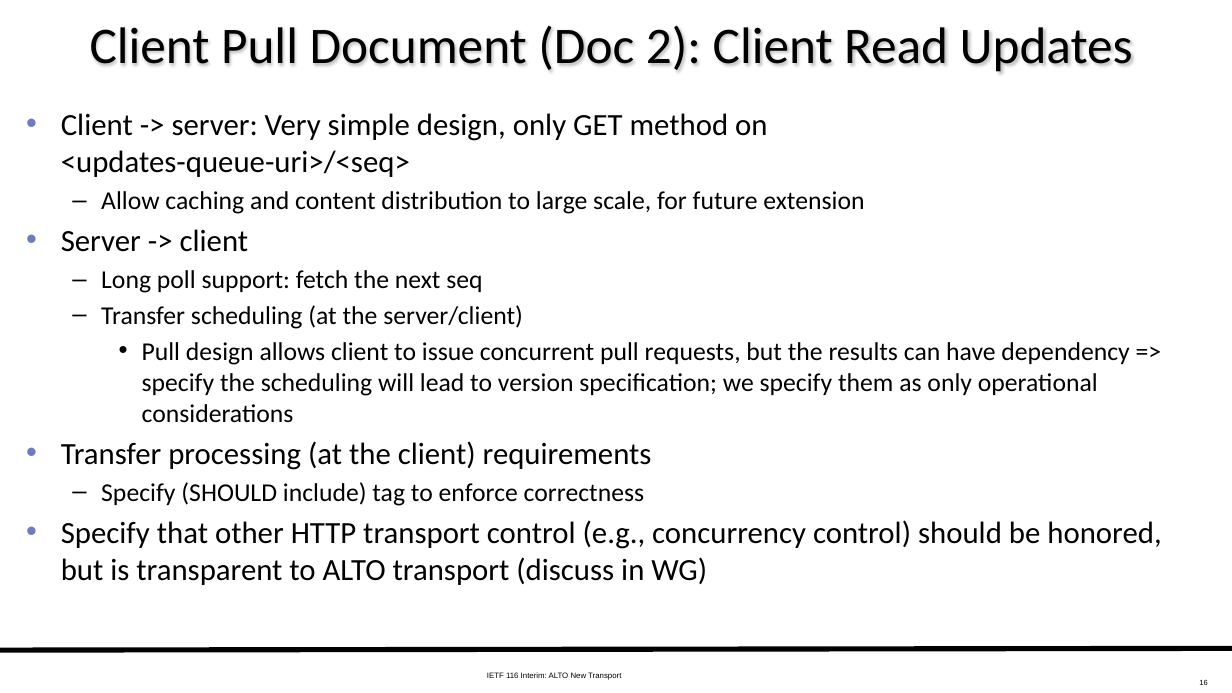
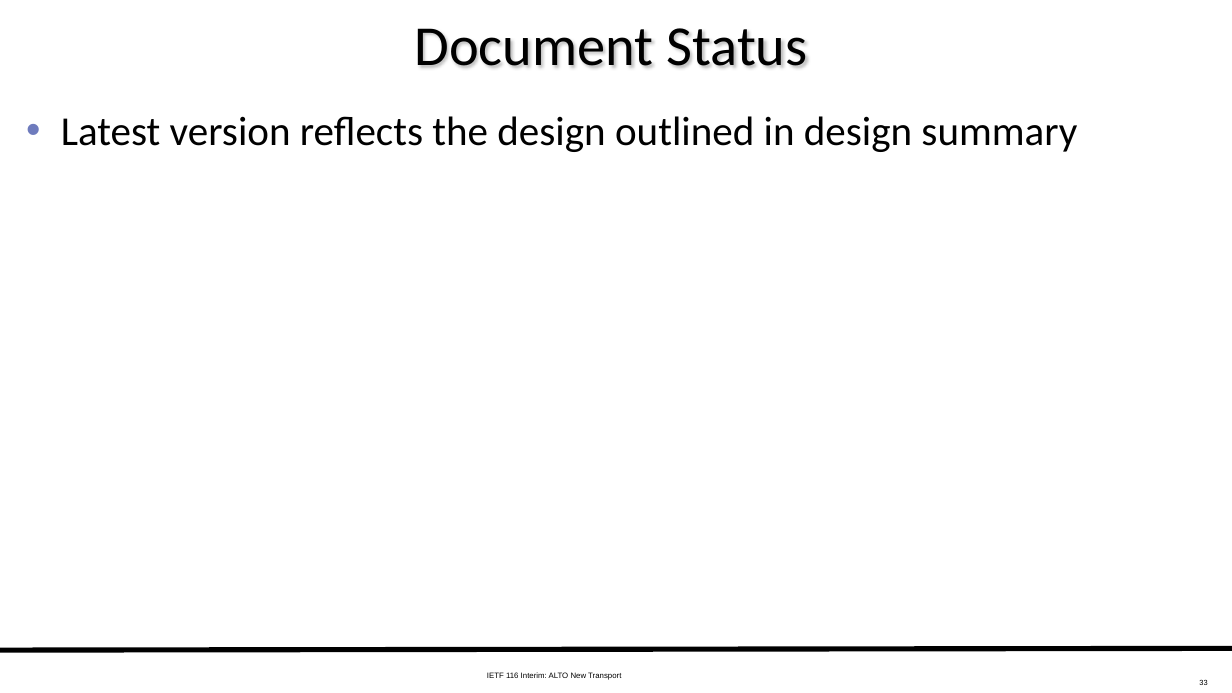
Before and after one commit to ietf-wg-alto/wg-materials, a slide deck: slide 33 of meetings-ietf/ietf-116-interim/slides-116-interim-alto-transport.pptx (slide 16 before the commit). Drawn at 1232x693 pixels with LibreOffice and Linux fonts; fonts in the diff are those of the drawing. Boxes give left, top, right and bottom in pixels: in the first picture for what was removed or moved away, otherwise in the second. Text is boxed around its words. In the diff, an @@ line names an element or a change of style, - is before the commit and + after.

```diff
--- a/meetings-ietf/ietf-116-interim/slides-116-interim-alto-transport.pptx
+++ b/meetings-ietf/ietf-116-interim/slides-116-interim-alto-transport.pptx
@@ title at [415,28,807,68]: text changed; size 40 to 44 pt @@
-Client Pull Document (Doc 2): Client Read Updates
+Document Status
@@ text at [61,116,1077,152]: text changed; size 20 to 32 pt @@
-• Client -> server: Very simple design, only GET method on
-  <updates-queue-uri>/<seq>
-  – Allow caching and content distribution to large scale, for future extension
-• Server -> client
-  – Long poll support: fetch the next seq
-  – Transfer scheduling (at the server/client)
-    • Pull design allows client to issue concurrent pull requests, but the results can have dependency => specify the scheduling will lead to version specification; we specify them as only operational considerations
-• Transfer processing (at the client) requirements
-  – Specify (SHOULD include) tag to enforce correctness
-• Specify that other HTTP transport control (e.g., concurrency control) should be honored, but is transparent to ALTO transport (discuss in WG)
+• Latest version reflects the design outlined in design summary
@@ page number at [1199,680,1207,685]: text changed @@
-16
+33
```
Also in this commit, not shown: 9 other slides changed, 26 slides added, 6 slides removed.
